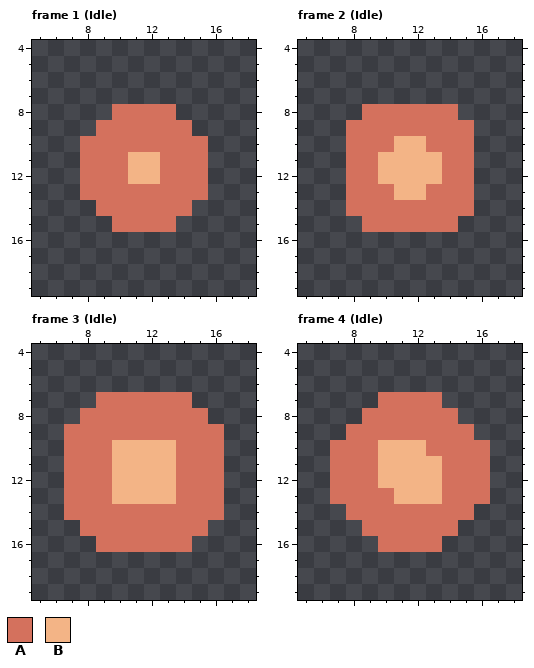
A pixel-art file gets an edit: public/assets/Sprites/Projectiles/PlayerShot.aseprite. That is the earlier state.
24x24 pixels, 4 frames. Shown: frame 1 (Idle): x 5..18, y 4..19; frame 2 (Idle): x 5..18, y 4..19; frame 3 (Idle): x 5..18, y 4..19; frame 4 (Idle): x 5..18, y 4..19.
Palette (. is transparent): A #d4715d  B #f3b486
Pixels before, frame 1 (Idle), first column x 8:
 8 ..AAAA..
 9 .AAAAAA.
10 AAAAAAAA
11 AAABBAAA
12 AAABBAAA
13 AAAAAAAA
14 .AAAAAA.
15 ..AAAA..
Pixels before, frame 2 (Idle), first column x 8:
 8 .AAAAAA.
 9 AAAAAAAA
10 AAABBAAA
11 AABBBBAA
12 AABBBBAA
13 AAABBAAA
14 AAAAAAAA
15 .AAAAAA.
Pixels before, frame 3 (Idle), first column x 7:
 7 ..AAAAAA..
 8 .AAAAAAAA.
 9 AAAAAAAAAA
10 AAABBBBAAA
11 AAABBBBAAA
12 AAABBBBAAA
13 AAABBBBAAA
14 AAAAAAAAAA
15 .AAAAAAAA.
16 ..AAAAAA..
Pixels before, frame 4 (Idle), first column x 7:
 7 ...AAAA...
 8 ..AAAAAA..
 9 .AAAAAAAA.
10 AAABBBAAAA
11 AAABBBBAAA
12 AAABBBBAAA
13 AAAABBBAAA
14 .AAAAAAAA.
15 ..AAAAAA..
16 ...AAAA...
The result:
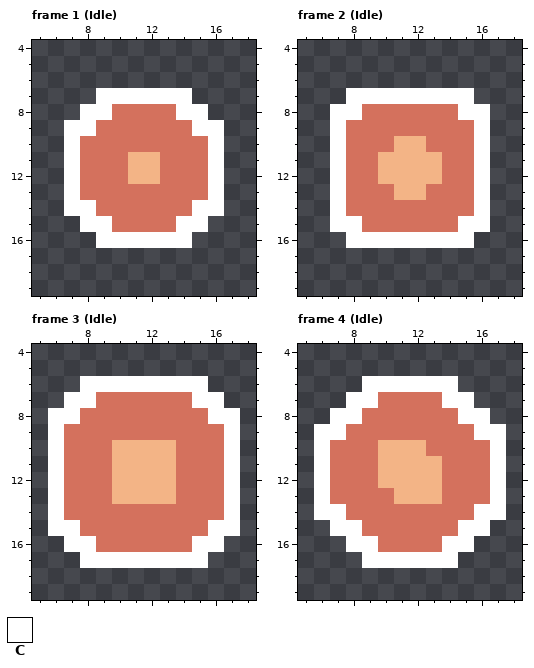
Colours new in this view: C #ffffff
Edits made:
Frame 1 (Idle):
Colour C is added in row 7 at x 9 to 14; in row 8 at x 8 to 9 and 14 to 15; in row 9 at x 7 to 8 and 15 to 16; in rows 10 to 13 at x 7 and 16; in row 14 at x 7 to 8 and 15 to 16; in row 15 at x 8 to 9 and 14 to 15.
Colour C is added in row 16 at x 9 to 14.
Frame 2 (Idle):
Colour C is added in row 7 at x 8 to 15; in row 8 at x 7 to 8 and 15 to 16; in rows 9 to 14 at x 7 and 16; in row 15 at x 7 to 8 and 15 to 16; in row 16 at x 8 to 15.
Frame 3 (Idle):
Colour C is added in row 6 at x 8 to 15; in row 7 at x 7 to 8 and 15 to 16; in row 8 at x 6 to 7 and 16 to 17; in rows 9 to 14 at x 6 and 17; in row 15 at x 6 to 7 and 16 to 17; in row 16 at x 7 to 8 and 15 to 16.
Colour C is added in row 17 at x 8 to 15.
Frame 4 (Idle):
Colour C is added in row 6 at x 9 to 14; in row 7 at x 8 to 9 and 14 to 15; in row 8 at x 7 to 8 and 15 to 16; in row 9 at x 6 to 7 and 16 to 17; in rows 10 to 13 at x 6 and 17; in row 14 at x 6 to 7 and 16 to 17.
Colour C is added in row 15 at x 7 to 8 and 15 to 16; in row 16 at x 8 to 9 and 14 to 15; in row 17 at x 9 to 14.
Pixel boxes of the changes (left, top, right, bottom) in both pictures:
added: (64, 88, 224, 248)
added: (330, 88, 490, 248)
added: (48, 376, 240, 568)
added: (314, 376, 506, 568)
